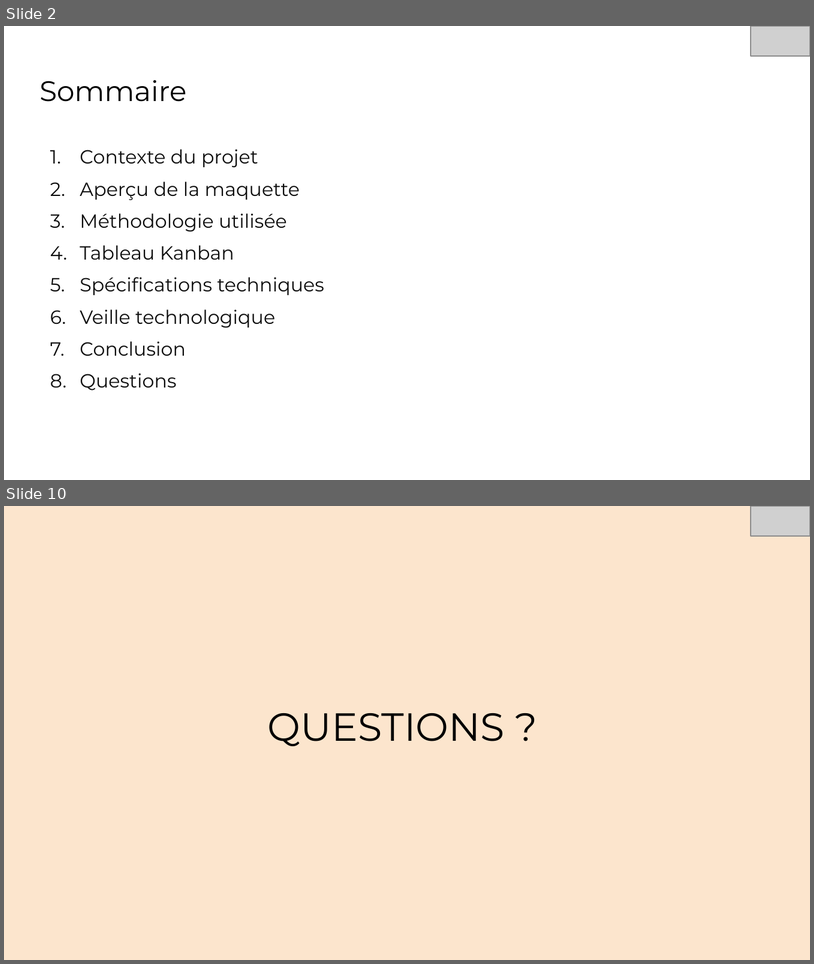
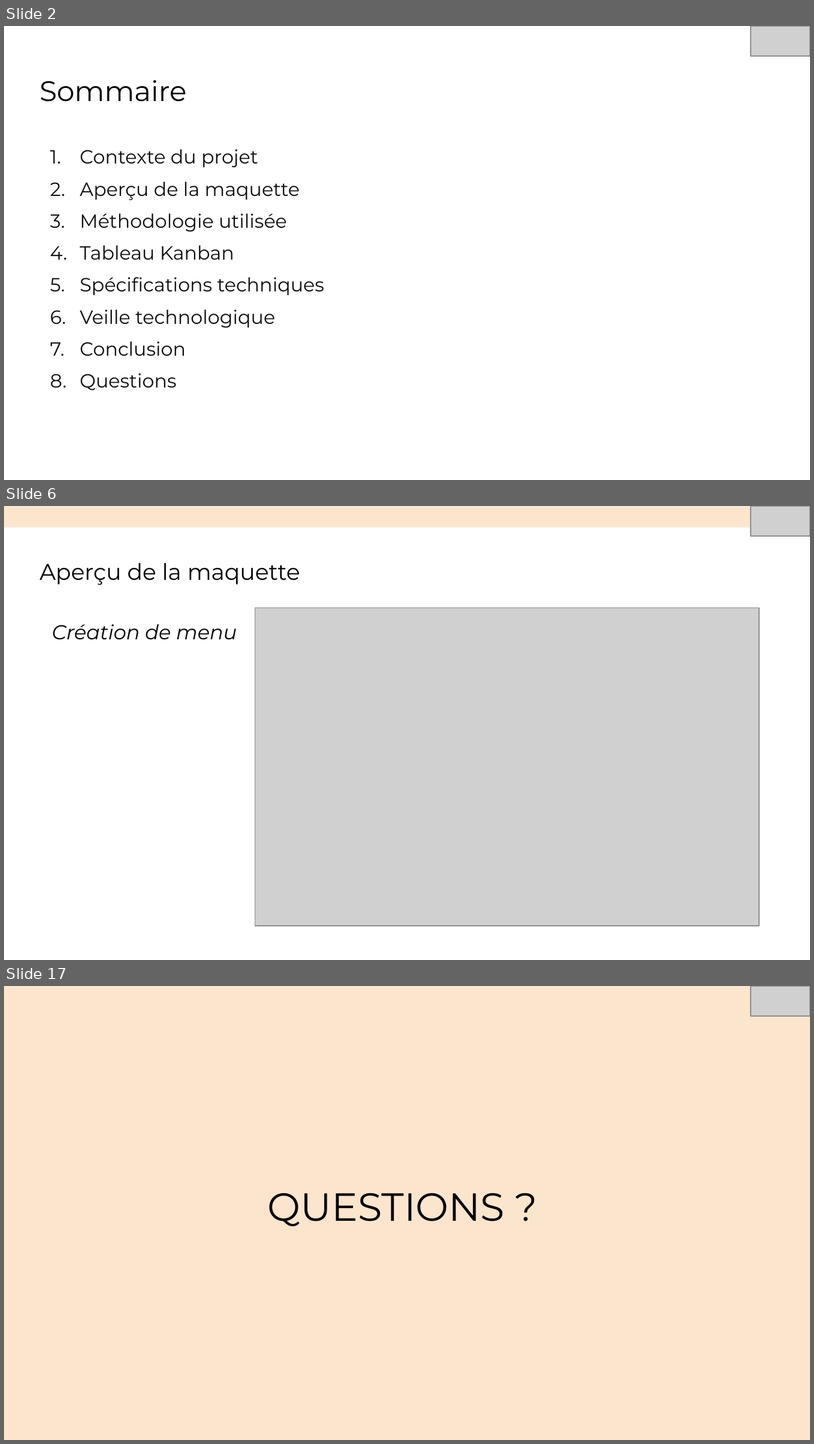
Before and after one commit to sunny-biard/MenuMaker, a slide deck: BIARD_Sunny_4_presentation_052024.pptx. Shown one above the other, each under a label of ours: slides 2 and 10 before the commit, slides 2, 6 and 17 after it; the slides between them are not shown. The pictures are 814x964 and 814x1444 pixels, drawn with LibreOffice and Linux fonts; fonts in the diff are those of the drawing; grey boxes stand for pictures. Boxes give left, top, right and bottom in pixels: in the first picture for what was removed or moved away, otherwise in the second. Text is boxed around its words. In the diff, an @@ line names an element or a change of style, - is before the commit and + after.

```diff
--- a/BIARD_Sunny_4_presentation_052024.pptx
+++ b/BIARD_Sunny_4_presentation_052024.pptx
@@ slide 6 added at box(4, 506, 810, 960), background #FFFFFF @@
@@ rectangle added at box(4, 506, 810, 527), fill #FCE5CD, outline #F7EDDE 0.75 pt @@
@@ picture added at box(751, 506, 810, 536) @@
@@ title added at box(39, 563, 300, 585), 20.2 pt, text #000000 @@
+Aperçu de la maquette
@@ picture added at box(255, 607, 759, 925) @@
@@ text added at box(52, 624, 237, 640), 18 pt, text #000000, italic @@
+Création de menu
@@ what was slide 10 is now slide 17 @@
```
Also in this commit, not shown: 7 slides changed, 6 other slides added, 10 other files.
